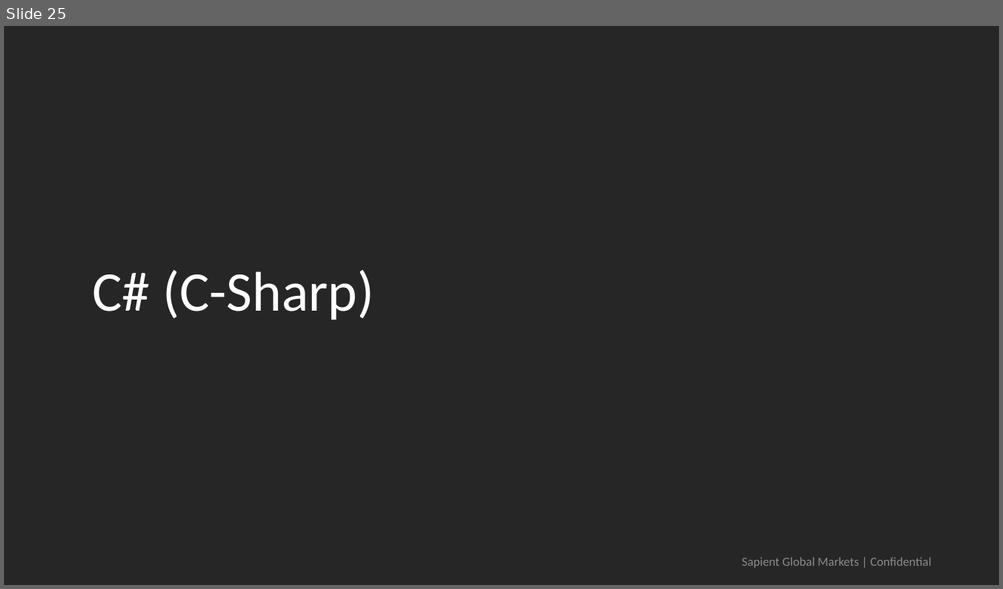
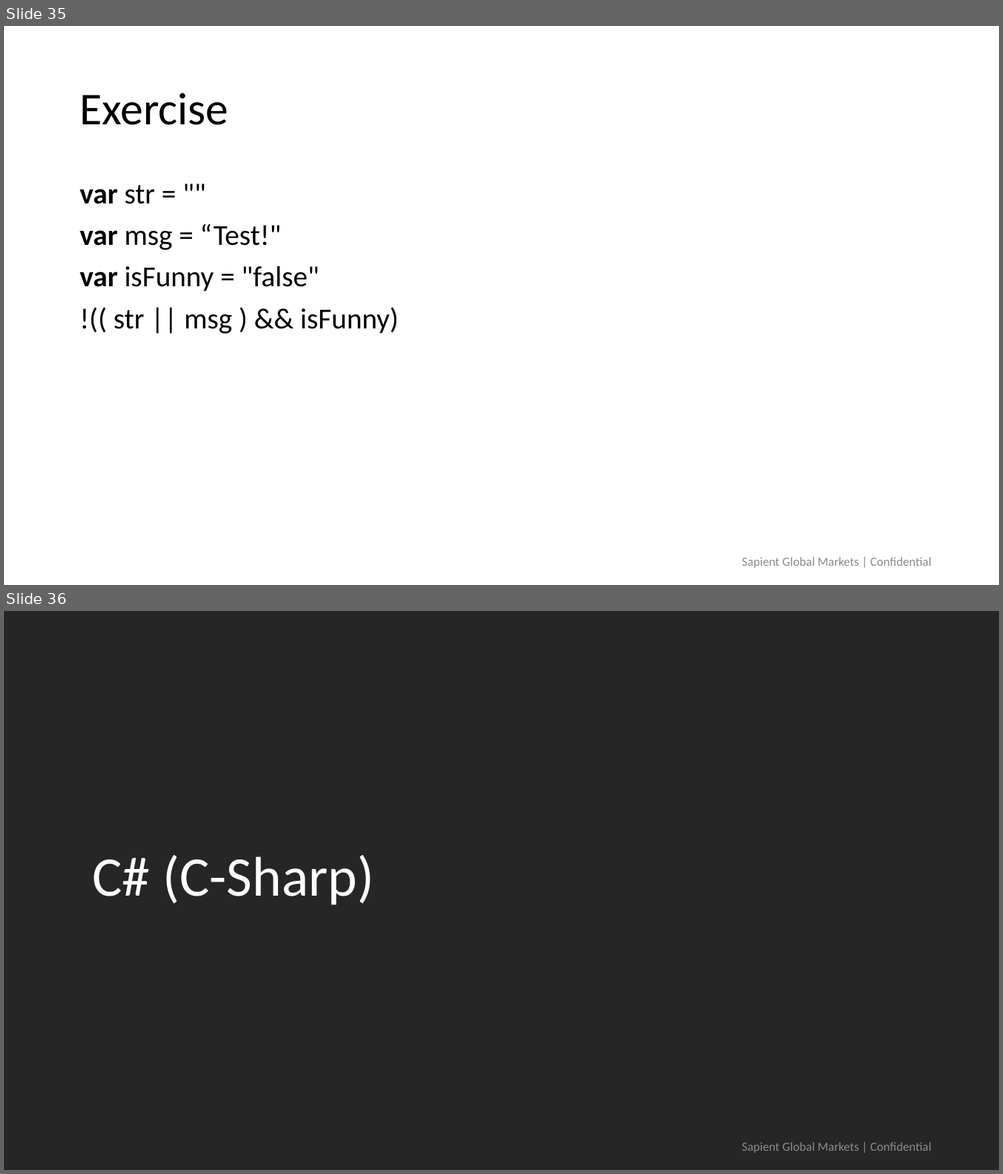
Before and after one commit to himanshu323/demoWebDev, a slide deck: Javascript.pptx. Shown one above the other, each under a label of ours: slide 25 before the commit, slides 35 and 36 after it. The pictures are 1003x589 and 1003x1174 pixels, drawn with LibreOffice and Linux fonts; fonts in the diff are those of the drawing; background and template pictures are left out. Boxes give left, top, right and bottom in pixels: in the first picture for what was removed or moved away, otherwise in the second. Text is boxed around its words. In the diff, an @@ line names an element or a change of style, - is before the commit and + after.

Commit message:
test

```diff
--- a/Javascript.pptx
+++ b/Javascript.pptx
@@ slide 35 added at [4, 26, 999, 585], background #FFFFFF @@
@@ title added at [79, 93, 228, 125], 44 pt, text #000000 @@
+Exercise
@@ text added at [79, 185, 398, 334], 28 pt, text #000000 @@
+var str = ""
+var msg = “Test!"
+var isFunny = "false"
+!(( str || msg ) && isFunny)
@@ text added at [742, 557, 930, 568], 12 pt, text #8C8C8C @@
+Sapient Global Markets | Confidential
@@ what was slide 25 is now slide 36 @@
```
Also in this commit, not shown: 7 slides changed, 12 other slides added, 2 slides removed, 21 other files.
